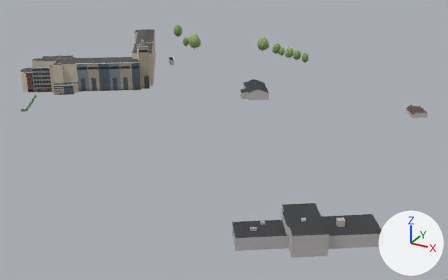
The glTF model viewer/districts/2030-haven/chunks/c_9_-15.glb as it was, and as the next commit left it.
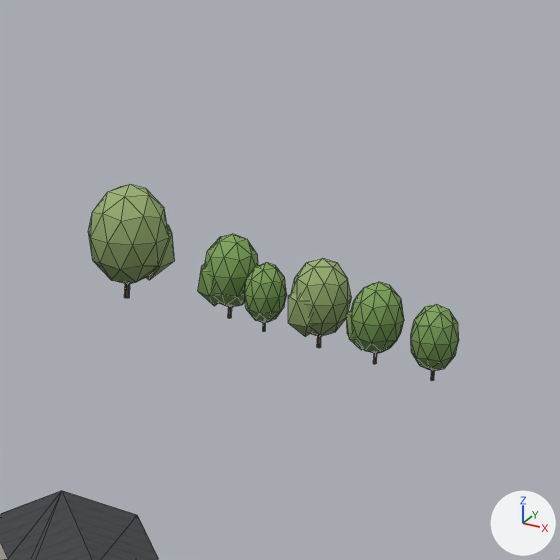
The first picture shows the older version from a 50 mm camera at (2584.0, -4000.0, 124.0) aimed at (2432.0, -3723.0, -15.0). The close-ups show the older and then the newer version on the part from 55% to 72% of the width and 4% to 32% of the height of that picture. Only the edits that show in the close-ups are written down. The lights are fixed; the arrows at lower right show +X, +Y and +Z. The close-ups show mesh edges as thin lines. Where no turn or scale is listed for an object, it has been applied to the vertices. Vertices at exactly the same position are counted once.

The first close-up shows 'bldg_6006403578_roof', 'tree_round_0', 'tree_round_0.001', 'tree_round_0.002', 'tree_round_0.003', 'tree_round_1', 'tree_round_1.001' and 1 more.
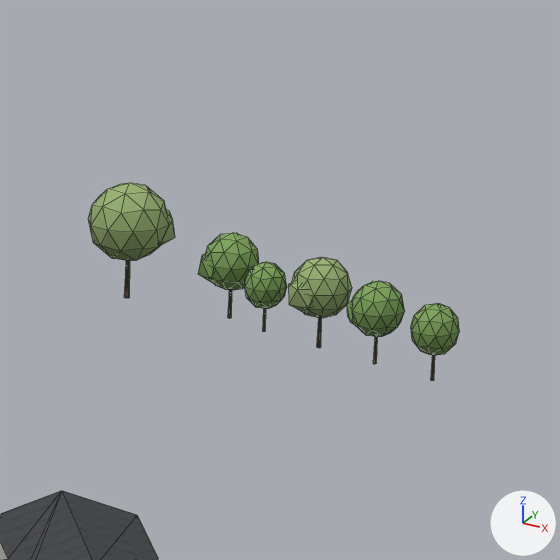
Where the change shows, as pixel boxes (x1, y1, x2, y2) in the close-ups (560 x 560 px; the box of a moved part takes in the faces that stretch with it):
'tree_round_1', reshaped, moved: before (88, 184, 175, 298); after (89, 183, 175, 298)
'tree_round_1.001', reshaped: before (288, 258, 352, 348); after (289, 257, 352, 348)
'tree_round_0.002', reshaped: before (346, 282, 404, 364); after (347, 281, 405, 364)
'tree_round_0', reshaped, moved, rescaled: before (198, 234, 258, 318); after (198, 233, 259, 318)
'tree_round_0.003', reshaped: before (411, 304, 459, 381); after (411, 303, 459, 381)
'tree_round_0.001', reshaped, moved: before (244, 263, 287, 332); after (244, 262, 287, 332)
part 1 of me_tree_round_1, moved or reshaped: before (88, 184, 352, 336); after (89, 183, 352, 318)
part 2 of me_tree_round_1, moved or reshaped: before (147, 225, 313, 337); after (160, 209, 312, 314)
part 3 of me_tree_round_1, moved or reshaped (mostly hidden): before (124, 284, 321, 348); after (124, 260, 321, 348)
part 4 of me_tree_round_0, moved or reshaped: before (205, 234, 459, 371); after (206, 233, 459, 355)
part 5 of me_tree_round_0, moved or reshaped: before (198, 264, 363, 350); after (198, 253, 355, 324)
part 6 of me_tree_round_0, moved or reshaped (mostly hidden): before (228, 307, 434, 381); after (228, 290, 435, 381)

What changed in the scene script:
```text
Change me_tree_round_1:
    used by ob_tree_round_1; parent = ob_trees_9__15_0; location = (0.0834, -0.00683, 5.845); rotation_euler = (0.0, 0.0, -0.0817), in degrees (0, 0, -4.7); scale = (5.93, 5.93, 5.84)
    before: 7 (-0.01, 0.03, 0.06), 8 (0.01, 0.02, 0.06), 14 (0.01, -0.02, 0.06), 20 (-0.01, -0.03, 0.06), 27 (-0.04, -0.02, 0.06)
    before: 29 (-0.04, 0.02, 0.06)
    remove me_tree_round_1.from_pydata(...)  # 66 vertices, 120 faces; spans x -0.68..0.68, y -0.7..0.7, z -1.0..1.0
    add me_tree_round_1.from_pydata(...)  # 66 vertices, 120 faces; spans x -0.67..0.67, y -0.69..0.69, z -1.0..1.0
    me_tree_round_1 part 1: the loose piece of 42 vertices spanning x -0.68..0.65, y -0.7..0.7, z -0.76..1.0 is scaled about its middle by (0.989, 0.989, 0.767), then moved by (0.0, 0.0, 0.21)
    me_tree_round_1 part 2: the loose piece of 12 vertices spanning x -0.17..0.68, y -0.13..0.68, z -0.72..0.52 is scaled about its middle by (0.989, 0.989, 0.712), then moved by (0.0, 0.0, 0.32)
    me_tree_round_1 part 3
    add for i in [7, 8, 14, 20, 27, 29]: me_tree_round_1.vertices[i].co += Vector((0.0, 0.0, -0.35))
Change me_tree_round_0:
    used by ob_tree_round_0; parent = ob_trees_9__15_1; location = (12.07, -1.678, 4.28); rotation_euler = (0.0, 0.0, 2.928), in degrees (0, 0, 168); scale = (4.06, 4.06, 4.28)
    before: 7 (-0.01, 0.03, 0.06), 8 (0.01, 0.02, 0.06), 14 (0.01, -0.02, 0.06), 20 (-0.01, -0.03, 0.06), 27 (-0.04, -0.02, 0.06)
    before: 29 (-0.04, 0.02, 0.06)
    remove me_tree_round_0.from_pydata(...)  # 66 vertices, 120 faces; spans x -0.68..0.68, y -0.7..0.7, z -1.0..1.0
    add me_tree_round_0.from_pydata(...)  # 66 vertices, 120 faces; spans x -0.67..0.67, y -0.69..0.69, z -1.0..1.0
    me_tree_round_0 part 4: the loose piece of 42 vertices spanning x -0.68..0.65, y -0.7..0.7, z -0.76..1.0 is scaled about its middle by (0.989, 0.989, 0.767), then moved by (0.0, 0.0, 0.21)
    me_tree_round_0 part 5: the loose piece of 12 vertices spanning x -0.17..0.68, y -0.13..0.68, z -0.72..0.52 is scaled about its middle by (0.989, 0.989, 0.712), then moved by (0.0, 0.0, 0.32)
    me_tree_round_0 part 6
    add for i in [7, 8, 14, 20, 27, 29]: me_tree_round_0.vertices[i].co += Vector((0.0, 0.0, -0.35))
Change ob_tree_round_1:
    ob_tree_round_1.location: (0.0834, -0.00683, 5.845) -> (0.0834, -0.00683, 5.908)
Change ob_tree_round_0:
    ob_tree_round_0.location: (12.07, -1.678, 4.28) -> (12.07, -1.678, 4.326)
    ob_tree_round_0.scale: (4.06, 4.06, 4.28) -> (4.1, 4.1, 4.33)
Change ob_tree_round_0_001:
    ob_tree_round_0_001.location: (17.13, -4.491, 3.48) -> (17.13, -4.491, 3.518)
```
